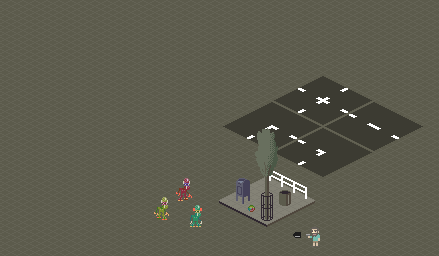
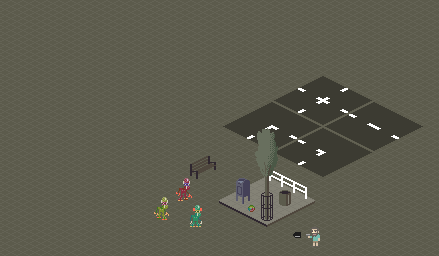
Layers edited between the first and the second 439×256 image:
added layer "Layer 2" in group "Props" over [190, 156, 216, 179]
